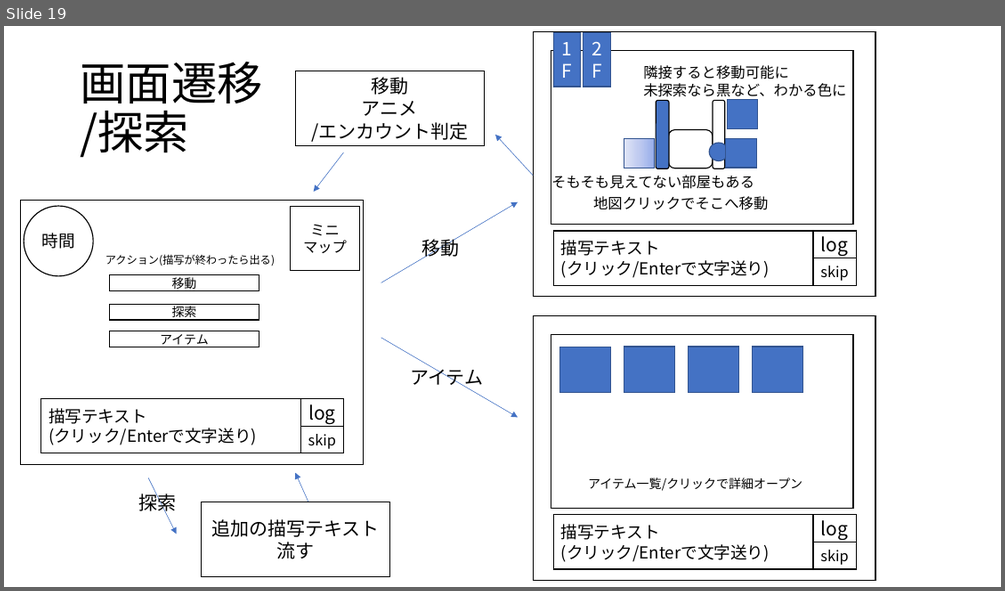
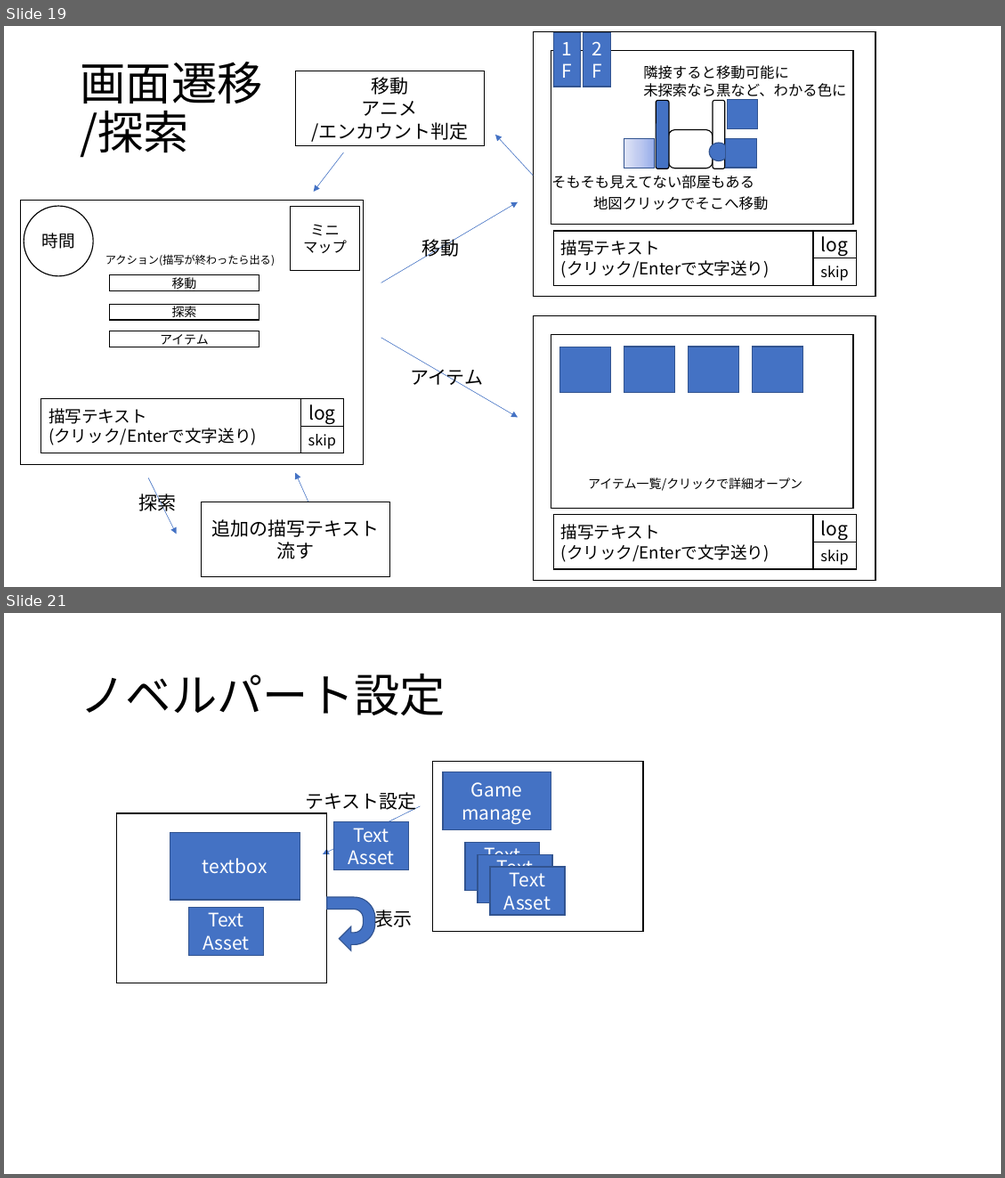
Before and after one commit to sumogri/ExitWith, a slide deck: Unity1week企画.pptx. Shown one above the other, each under a label of ours: slide 19 before the commit, slides 19 and 21 after it; the slides between them are not shown. The pictures are 1005x591 and 1005x1178 pixels, drawn with LibreOffice and Linux fonts; fonts in the diff are those of the drawing. Boxes give left, top, right and bottom in pixels: in the first picture for what was removed or moved away, otherwise in the second. Text is boxed around its words. In the diff, an @@ line names an element or a change of style, - is before the commit and + after.

```diff
--- a/Unity1week企画.pptx
+++ b/Unity1week企画.pptx
@@ slide 21 added at [4,613,1001,1174], background #FFFFFF @@
@@ title added at [80,674,445,715], 44 pt, text #000000 @@
+ノベルパート設定
@@ rectangle added at [432,761,643,931], outline #000000 1 pt @@
@@ rectangle added at [443,771,550,830], fill #4472C4, outline #325491 1 pt, 18 pt, text #FFFFFF @@
+Game
+manage
@@ text added at [305,792,416,812], 18 pt, text #000000 @@
+テキスト設定
@@ rectangle added at [116,813,327,983], outline #000000 1 pt @@
@@ arrow added from (421, 806) to (323, 854), #4472C4 0.5 pt @@
@@ rectangle added at [334,821,409,869], fill #4472C4, outline #325491 1 pt, 18 pt, text #FFFFFF @@
+Text
+Asset
@@ rectangle added at [170,832,300,900], fill #4472C4, outline #325491 1 pt, 18 pt, text #FFFFFF @@
+textbox
@@ rectangle added at [465,842,540,890], fill #4472C4, outline #325491 1 pt, 18 pt, text #FFFFFF @@
+Text
+Asset
@@ rectangle added at [477,854,552,902], fill #4472C4, outline #325491 1 pt, 18 pt, text #FFFFFF @@
+Text
+Asset
@@ rectangle added at [490,867,565,915], fill #4472C4, outline #325491 1 pt, 18 pt, text #FFFFFF @@
+Text
+Asset
@@ uturn arrow added at [327,896,375,950], fill #4472C4, outline #325491 1 pt @@
@@ rectangle added at [189,907,264,955], fill #4472C4, outline #325491 1 pt, 18 pt, text #FFFFFF @@
+Text
+Asset
@@ text added at [374,909,412,930], 18 pt, text #000000 @@
+表示
```
Also in this commit, not shown: 1 slide removed.
